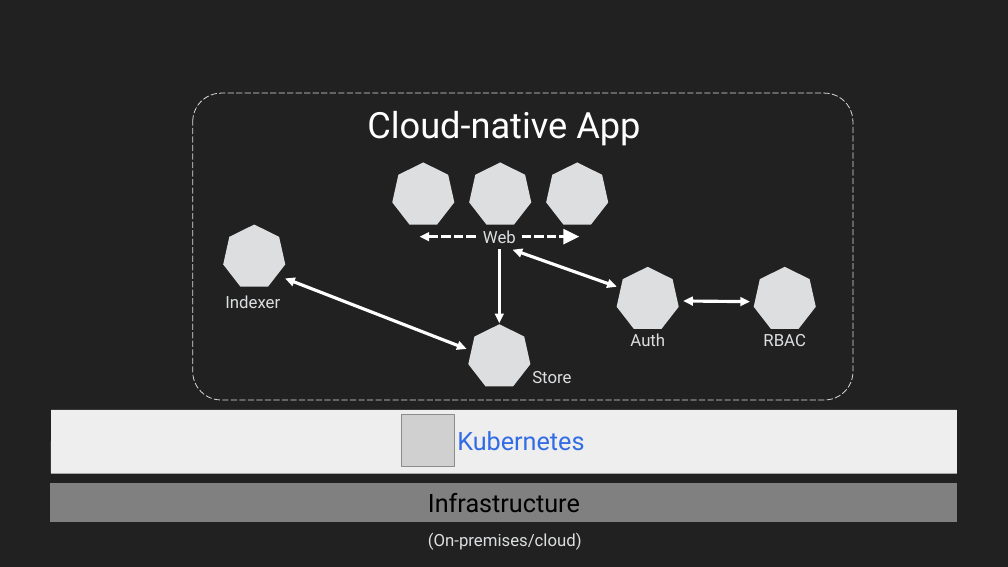
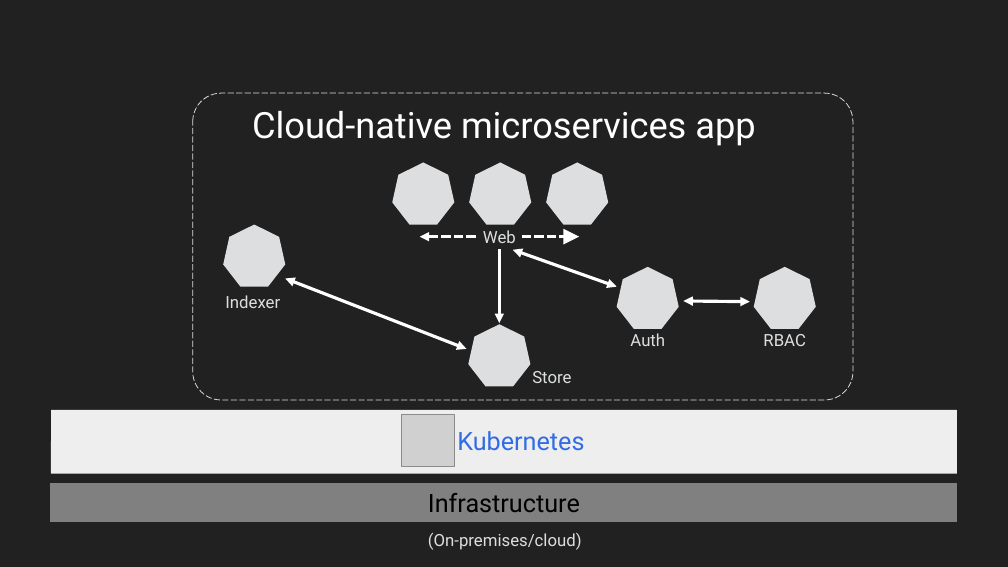
Before and after one commit to nigelpoulton/k8s101, a slide deck: slide 3 of docs/slides.pptx (slide 1 before the commit). Drawn at 1008x567 pixels with LibreOffice and Linux fonts; fonts in the diff are those of the drawing; grey boxes stand for pictures; background and template pictures are left out. Boxes give left, top, right and bottom in pixels: in the first picture for what was removed or moved away, otherwise in the second. Text is boxed around its words. In the diff, an @@ line names an element or a change of style, - is before the commit and + after.

```diff
--- a/docs/slides.pptx
+++ b/docs/slides.pptx
@@ text at box(252, 111, 755, 146): text changed @@
-Cloud-native App
+Cloud-native microservices app
```
Also in this commit, not shown: 1 other slide changed, 15 slides added, 1 slide removed, 4 other files.
